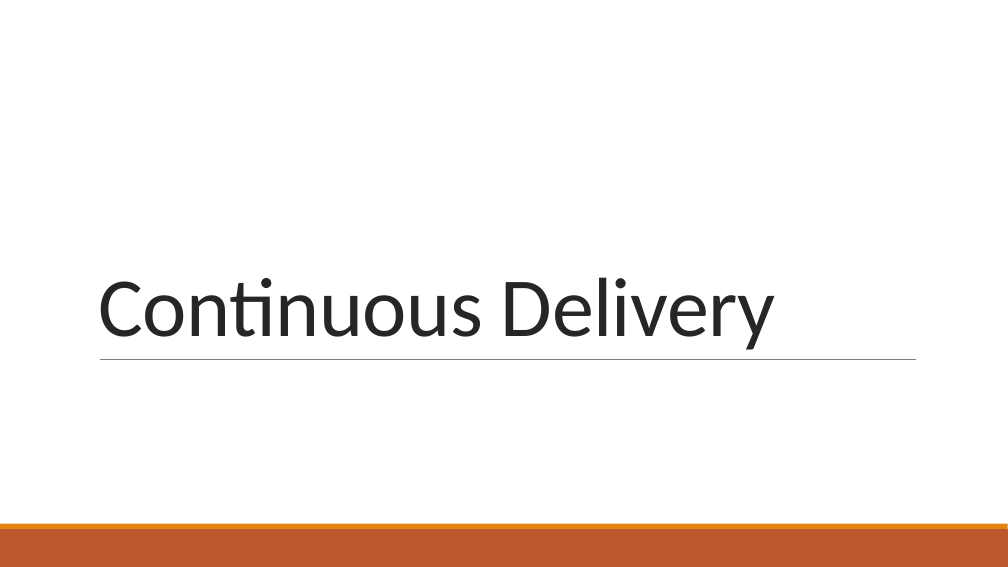
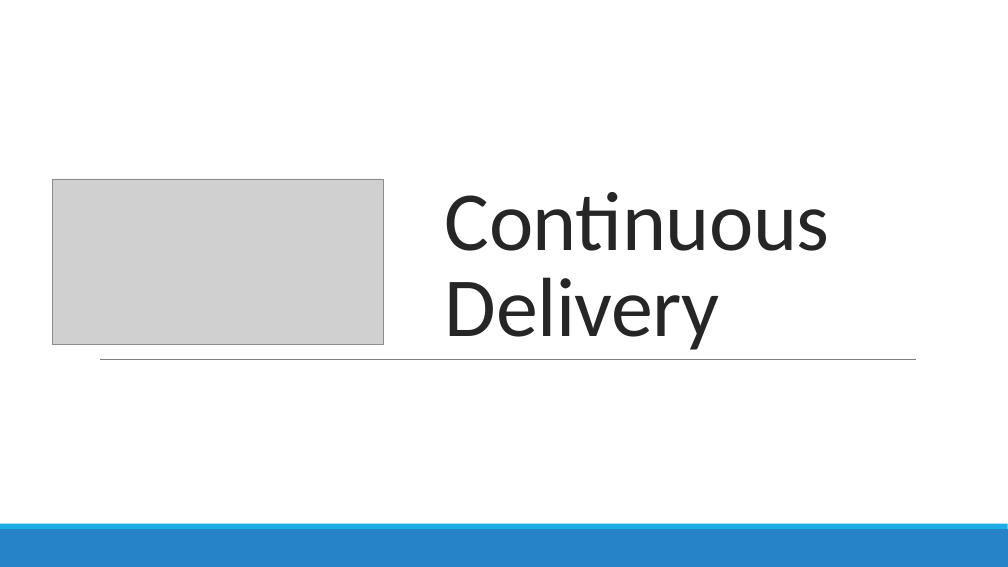
Before and after one commit to Estafet-LTD/DevOpsDemo, a slide deck: slide 12 of SIAB-DevOps.pptx. Drawn at 1008x567 pixels with LibreOffice and Linux fonts; fonts in the diff are those of the drawing; grey boxes stand for pictures. Boxes give left, top, right and bottom in pixels: in the first picture for what was removed or moved away, otherwise in the second. Text is boxed around its words. In the diff, an @@ line names an element or a change of style, - is before the commit and + after.

```diff
--- a/SIAB-DevOps.pptx
+++ b/SIAB-DevOps.pptx
@@ title "Continuous Delivery" rewrapped from (98,277,776,350) to (445,192,830,350) @@
@@ picture added at (52,179,383,345) @@
@@ rectangle at (0,529,1008,567): fill #BD582C to #2683C6 @@
@@ rectangle at (0,524,1008,529): fill #E48312 to #1CADE4 @@
```
Also in this commit, not shown: 16 other slides changed, 1 slide added.
